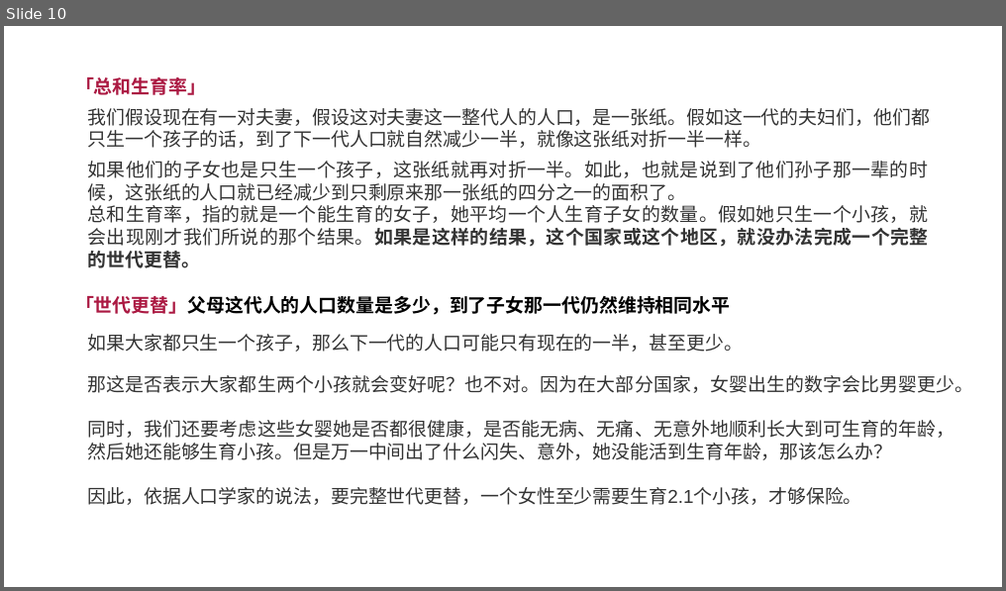
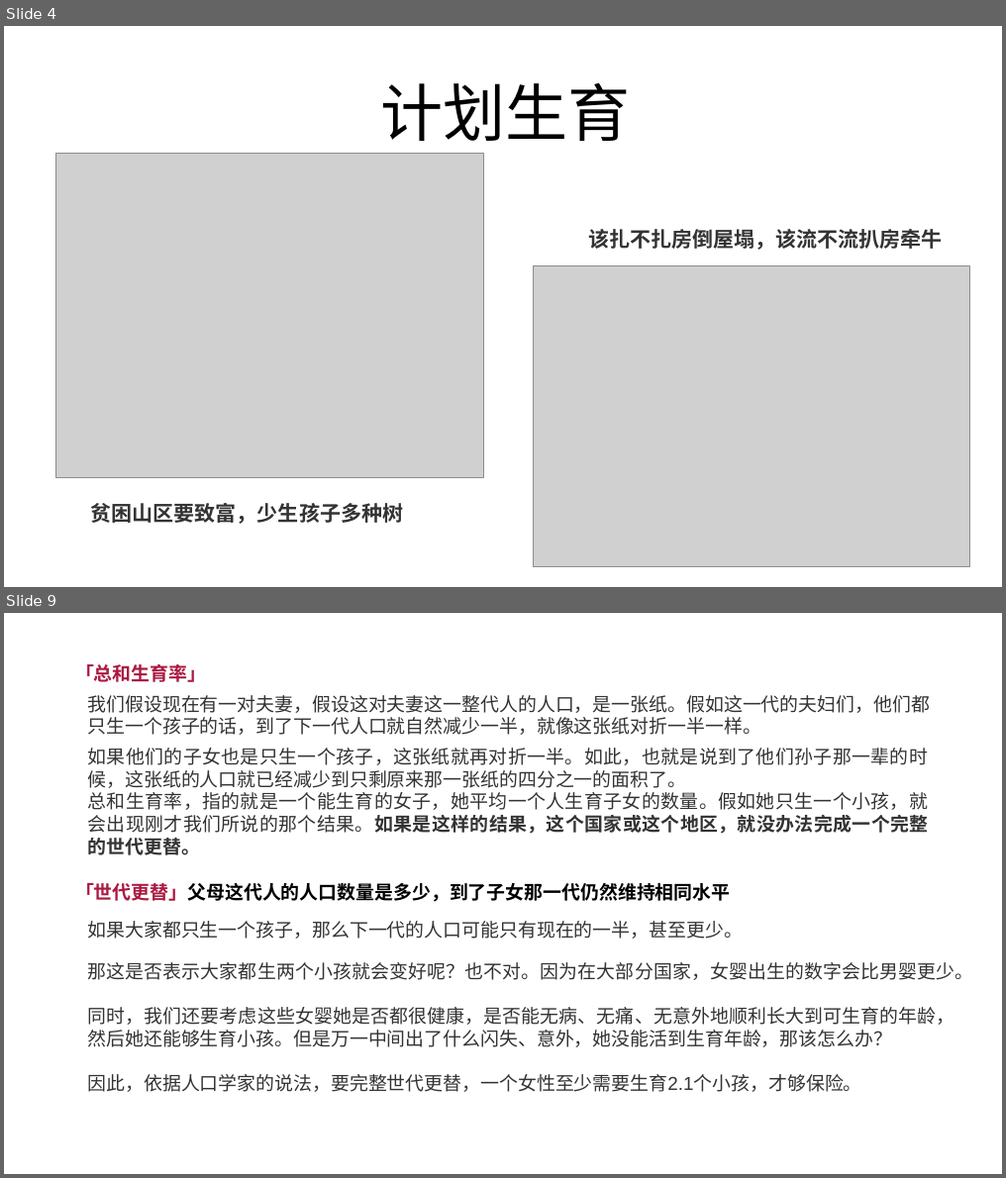
Before and after one commit to FredJiangFei/freetalk, a slide deck: 生娃是国家大事/sw.pptx. Shown one above the other, each under a label of ours: slide 10 before the commit, slides 4 and 9 after it; the slides between them are not shown. The pictures are 1006x591 and 1006x1178 pixels, drawn with LibreOffice and Linux fonts; fonts in the diff are those of the drawing; grey boxes stand for pictures. Boxes give left, top, right and bottom in pixels: in the first picture for what was removed or moved away, otherwise in the second. Text is boxed around its words. In the diff, an @@ line names an element or a change of style, - is before the commit and + after.

```diff
--- a/生娃是国家大事/sw.pptx
+++ b/生娃是国家大事/sw.pptx
@@ slide 4 added at (x1=4, y1=26, x2=1002, y2=587), background #FFFFFF @@
@@ title added at (x1=380, y1=82, x2=630, y2=141), 60 pt, text #000000 @@
+计划生育
@@ picture added at (x1=55, y1=154, x2=484, y2=477) @@
@@ text added at (x1=588, y1=229, x2=943, y2=250), 20 pt, text #333333, bold @@
+该扎不扎房倒屋塌，该流不流扒房牵牛
@@ picture added at (x1=534, y1=267, x2=970, y2=568) @@
@@ text added at (x1=91, y1=503, x2=403, y2=524), 20 pt, text #333333, bold @@
+贫困山区要致富，少生孩子多种树
@@ what was slide 10 is now slide 9 @@
```
Also in this commit, not shown: 7 slides changed, 7 other slides added, 7 slides removed.
